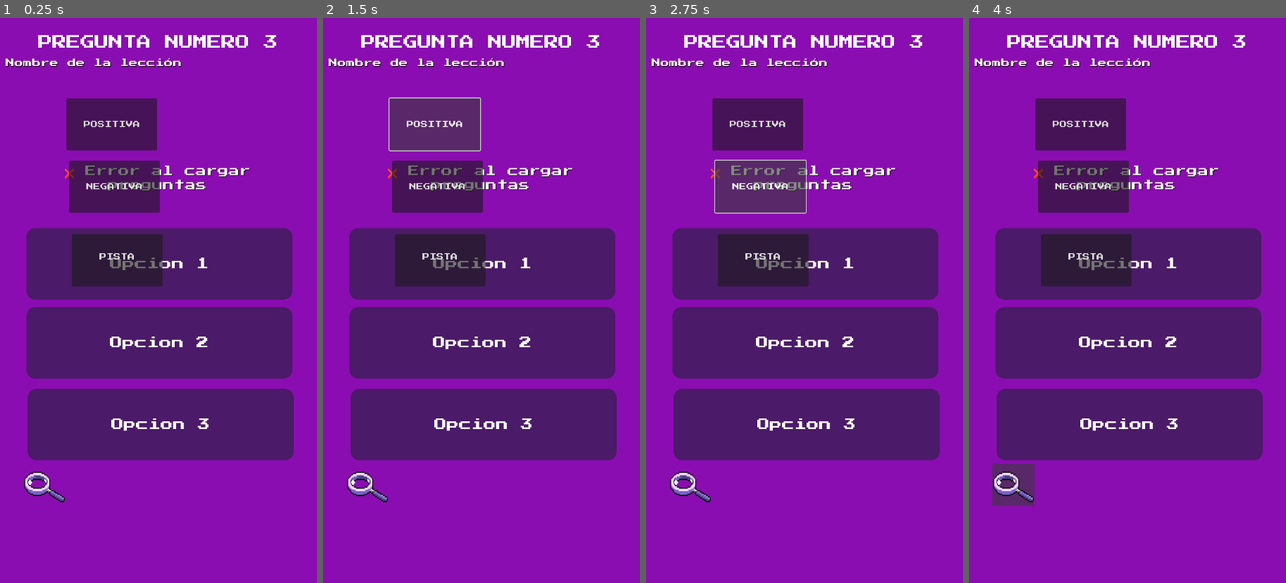
Above: before the commit, frames 1-4 (left to right).
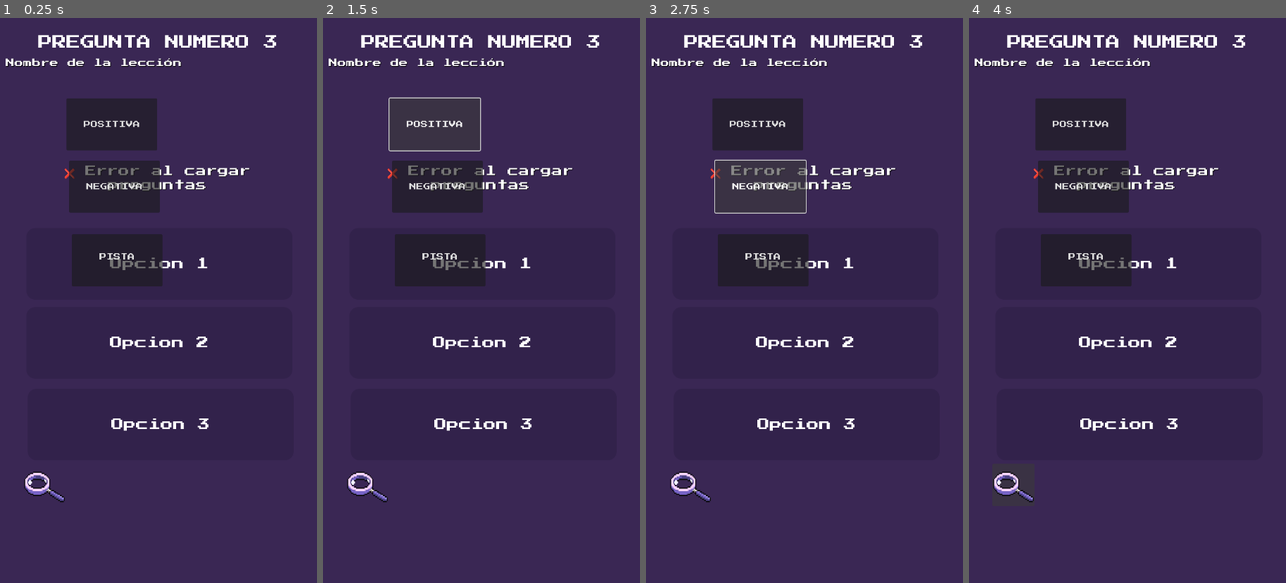
Above: after the commit, the same moments.

Repository: TonyCast2005/Galileo
Game: Godot game, scene res://escenas/TestUbicacion/Examen.tscn
The game is run twice, just before and just after one commit, with the same random seed, the same clock (stepped at 60 frames per second) and the same inputs. The project has no main scene, so this scene is started directly.
Inputs (mouse positions are in pixels of both pictures, inside the frame that each line leads up to):
- Up to frame 1 (0.25 s): no input
- Up to frame 2 (1.5 s): click (367, 486) at 0.52 s; click "POSITIVA" at 1.25 s
- Up to frame 3 (2.75 s): click "NEGATIVA" at 2 s
- Up to frame 4 (4 s): click "PISTA" at 2.75 s; click (1013, 486) at 3.52 s

The runs differ from the first frame. In frame 1, 95% of the frame differs, in the area x 0-100%, y 0-100%; in frame 2, 95%; in frame 3, 95%; in frame 4, 95%.

Commit message:
preguntas y examen

Diff:
--- a/galileo/escenas/TestUbicacion/Examen.tscn
+++ b/galileo/escenas/TestUbicacion/Examen.tscn
@@ -14,6 +14,13 @@
 corner_radius_top_right = 4
 corner_radius_bottom_right = 5
 corner_radius_bottom_left = 9
+
+[sub_resource type="StyleBoxFlat" id="StyleBoxFlat_ayhl8"]
+bg_color = Color(0.034876, 0.0165234, 0.0686929, 0.447059)
+corner_radius_top_left = 40
+corner_radius_top_right = 40
+corner_radius_bottom_right = 40
+corner_radius_bottom_left = 40
 
 [node name="Examen" type="Control"]
 layout_mode = 3
@@ -31,7 +38,7 @@
 anchor_bottom = 1.0
 grow_horizontal = 2
 grow_vertical = 2
-color = Color(0.539972, 0.0524385, 0.693837, 1)
+color = Color(0.227451, 0.152941, 0.329412, 1)
 
 [node name="Progreso" type="Label" parent="."]
 layout_mode = 0
@@ -75,7 +82,7 @@
 offset_top = -166.0
 grow_horizontal = 2
 grow_vertical = 2
-color = Color(0.623027, 0.111934, 1, 1)
+color = Color(0.623529, 0.113725, 1, 1)
 
 [node name="NinePatchRect" type="NinePatchRect" parent="PanelRetroalimentacion"]
 layout_mode = 0
@@ -110,7 +117,9 @@
 offset_left = 467.0
 offset_top = 63.0
 offset_right = 692.0
-offset_bottom = 165.0
+offset_bottom = 121.0
+theme_override_font_sizes/font_size = 20
+theme_override_styles/normal = SubResource("StyleBoxFlat_ayhl8")
 text = "siguiente"
 
 [node name="Positiva" type="Button" parent="."]
--- a/galileo/escenas/Tipos_preguntas/CodigoConErrores.tscn
+++ b/galileo/escenas/Tipos_preguntas/CodigoConErrores.tscn
@@ -33,6 +33,7 @@
 color = Color(0.227451, 0.152941, 0.329412, 1)
 
 [node name="validar" type="Button" parent="ColorRect"]
+layout_mode = 0
 offset_left = 228.0
 offset_top = 1030.0
 offset_right = 486.0
@@ -43,6 +44,7 @@
 text = "Validar"
 
 [node name="TextoPregunta" type="Label" parent="."]
+layout_mode = 0
 offset_left = 77.0
 offset_top = 113.0
 offset_right = 649.0
@@ -56,6 +58,7 @@
 autowrap_mode = 2
 
 [node name="nombreLeccion" type="Label" parent="."]
+layout_mode = 0
 offset_left = 19.0
 offset_top = 23.0
 offset_right = 591.0
@@ -67,6 +70,7 @@
 autowrap_mode = 2
 
 [node name="pista" type="Button" parent="."]
+layout_mode = 0
 offset_left = 57.0
 offset_top = 908.0
 offset_right = 145.0
--- a/galileo/escenas/Tipos_preguntas/Escritura.tscn
+++ b/galileo/escenas/Tipos_preguntas/Escritura.tscn
@@ -33,6 +33,7 @@
 color = Color(0.227451, 0.152941, 0.329412, 1)
 
 [node name="validar" type="Button" parent="ColorRect"]
+layout_mode = 0
 offset_left = 228.0
 offset_top = 1030.0
 offset_right = 486.0
@@ -43,6 +44,7 @@
 text = "Validar"
 
 [node name="TextoPregunta" type="Label" parent="."]
+layout_mode = 0
 offset_left = 77.0
 offset_top = 113.0
 offset_right = 649.0
@@ -56,6 +58,7 @@
 autowrap_mode = 2
 
 [node name="nombreLeccion" type="Label" parent="."]
+layout_mode = 0
 offset_left = 19.0
 offset_top = 23.0
 offset_right = 591.0
@@ -67,6 +70,7 @@
 autowrap_mode = 2
 
 [node name="pista" type="Button" parent="."]
+layout_mode = 0
 offset_left = 57.0
 offset_top = 908.0
 offset_right = 145.0
--- a/galileo/escenas/Tipos_preguntas/OpcionMultiple.tscn
+++ b/galileo/escenas/Tipos_preguntas/OpcionMultiple.tscn
@@ -53,6 +53,7 @@
 autowrap_mode = 2
 
 [node name="TextoPregunta" type="Label" parent="TextoPregunta"]
+layout_mode = 0
 offset_left = -59.0
 offset_top = -124.0
 offset_right = 513.0
--- a/galileo/escenas/Tipos_preguntas/PreguntasAbiertas/PreguntasAbiertas.tscn
+++ b/galileo/escenas/Tipos_preguntas/PreguntasAbiertas/PreguntasAbiertas.tscn
@@ -36,6 +36,7 @@
 color = Color(0.227451, 0.152941, 0.329412, 1)
 
 [node name="TextoPregunta" type="Label" parent="ColorRect"]
+layout_mode = 0
 offset_left = 66.0
 offset_top = 192.0
 offset_right = 638.0
@@ -60,6 +61,7 @@
 horizontal_alignment = 1
 
 [node name="validar" type="Button" parent="ColorRect"]
+layout_mode = 0
 offset_left = 210.0
 offset_top = 947.0
 offset_right = 527.0
@@ -70,6 +72,7 @@
 text = "Validar"
 
 [node name="NombreLección" type="Label" parent="ColorRect"]
+layout_mode = 0
 offset_left = 7.0
 offset_top = 10.0
 offset_right = 579.0
@@ -81,6 +84,7 @@
 autowrap_mode = 2
 
 [node name="Pista" type="Button" parent="ColorRect"]
+layout_mode = 0
 offset_left = 47.0
 offset_top = 928.0
 offset_right = 143.0
--- a/galileo/escenas/Tipos_preguntas/SemiAbiertas.tscn
+++ b/galileo/escenas/Tipos_preguntas/SemiAbiertas.tscn
@@ -33,6 +33,7 @@
 color = Color(0.227451, 0.152941, 0.329412, 1)
 
 [node name="TextoPregunta" type="Label" parent="."]
+layout_mode = 0
 offset_left = 77.0
 offset_top = 113.0
 offset_right = 649.0
@@ -46,6 +47,7 @@
 autowrap_mode = 2
 
 [node name="nombreLeccion" type="Label" parent="."]
+layout_mode = 0
 offset_left = 19.0
 offset_top = 23.0
 offset_right = 591.0
@@ -57,6 +59,7 @@
 autowrap_mode = 2
 
 [node name="pista" type="Button" parent="."]
+layout_mode = 0
 offset_left = 57.0
 offset_top = 908.0
 offset_right = 145.0
@@ -67,6 +70,7 @@
 theme_override_styles/normal = SubResource("StyleBoxTexture_acimy")
 
 [node name="validar" type="Button" parent="."]
+layout_mode = 0
 offset_left = 228.0
 offset_top = 1030.0
 offset_right = 486.0
--- a/galileo/escenas/usuario/Perfil/perfil.tscn
+++ b/galileo/escenas/usuario/Perfil/perfil.tscn
@@ -1,6 +1,6 @@
 [gd_scene load_steps=5 format=3 uid="uid://bevye0qg4wu30"]
 
-[ext_resource type="PackedScene" uid="uid://cs6y8btdpwblb" path="res://menu.tscn" id="1_pw2c4"]
+[ext_resource type="PackedScene" uid="uid://cs6y8btdpwblb" path="res://escenas/menu.tscn" id="1_pw2c4"]
 [ext_resource type="Texture2D" uid="uid://dpu72kxvllbfy" path="res://assets/sprites/ui/Logros/caja de cartón .png" id="2_q3e6x"]
 [ext_resource type="Texture2D" uid="uid://wtavayokovw6" path="res://assets/sprites/ui/Menu/engrane.png" id="3_y0tx0"]
 
Not shown: 1 places in galileo/escenas/TestUbicacion/Examen.tscn that only renumber resources
Not shown: 1 places in galileo/escenas/Tipos_preguntas/CodigoConErrores.tscn that only renumber resources
Not shown: 1 places in galileo/escenas/Tipos_preguntas/Escritura.tscn that only renumber resources
Not shown: 1 places in galileo/escenas/Tipos_preguntas/OpcionMultiple.tscn that only renumber resources
Not shown: 1 places in galileo/escenas/Tipos_preguntas/OpcionMultiple/OpcionMultiple.tscn that only renumber resources
Not shown: 1 places in galileo/escenas/Tipos_preguntas/SemiAbiertas.tscn that only renumber resources
